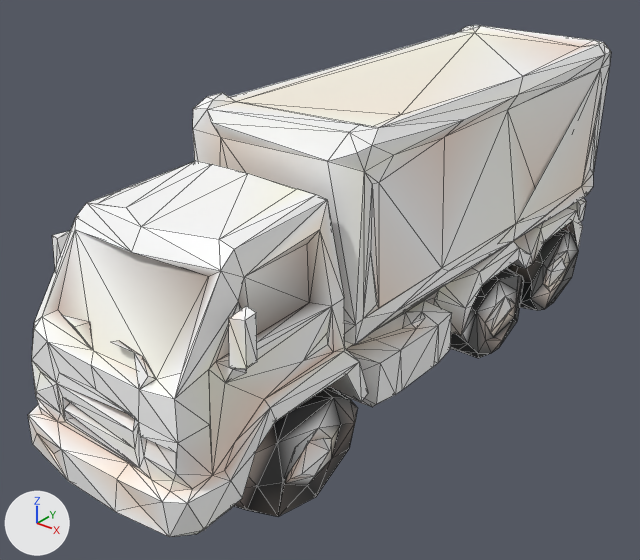
The glTF model public/models/prop_truck.glb, before and after one commit.
One viewpoint serves both versions: a 50 mm lens placed at (5.14, -7.2, 5.31), pointed at (-0.24, -0.48, 1.14). Every picture has the same lights, and +X, +Y and +Z are marked at lower left. The older version comes first. Mesh edges are drawn as thin lines. Where no turn or scale is listed for an object, it has been applied to the vertices.
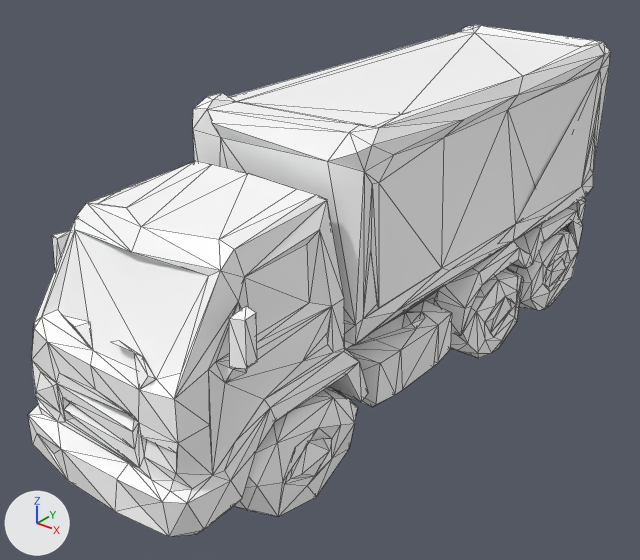
Pixel boxes (x1, y1, x2, y2) of what changed, in the pictures (640 x 560 px; the box of a moved part takes in the faces that stretch with it):
```json
{"object": "Mesh_0", "change": "recoloured, surface changed", "before": [31, 25, 611, 534], "after": [31, 25, 611, 534]}
{"part": 1, "of": "me_mesh_0", "change": "moved or reshaped", "before": [498, 224, 516, 244], "after": [498, 224, 516, 244]}
```

The change, as JSON lines over the scene's bpy script:
```json
{"block": "mat_material_0", "where": "n0 = _N.new('ShaderNodeBsdfPrincipled'); n0.name = 'Principled BSDF'"}
{"op": "add", "block": "mat_material_0", "code": "n0.inputs[0].default_value = (1.0, 1.0, 1.0, 1.0)  # 'Base Color', white #ffffff"}
{"op": "remove", "block": "mat_material_0", "code": "n2 = _N.new('ShaderNodeVertexColor'); n2.name = 'Color Attribute'"}
{"op": "remove", "block": "mat_material_0", "code": "_L.new(n2.outputs[0], n0.inputs[0])  # 'Color' to 'Base Color'"}
{"block": "me_mesh_0", "where": "me_mesh_0.from_pydata(...)  # 927 vertices, 1878 faces; spans x -1.2..1.2, y -3.83..3.83, z -1.6..1.6"}
{"block": "me_mesh_0", "where": "# used by ob_mesh_0; location = (0.0, 0.0, 1.6)"}
{"block": "me_mesh_0", "where": "# verts and faces of me_mesh_0; kept vertices keep their numbers, new ones are numbered from 927"}
{"block": "me_mesh_0", "where": "# before: 582 (1.01, 1.53, -0.13) at pixel (515, 223), 592 (1.02, 1.5, -0.33) at pixel (513, 241), 593 (1.02, 1.09, -0.23) at pixel (497, 244)"}
{"block": "me_mesh_0", "change": "me_mesh_0 part 1"}
{"op": "add", "block": "me_mesh_0", "code": "delete_faces([(582, 593, 592)])"}
{"op": "add", "block": "me_mesh_0", "code": "faces += [(582, 592, 593)]"}
```
